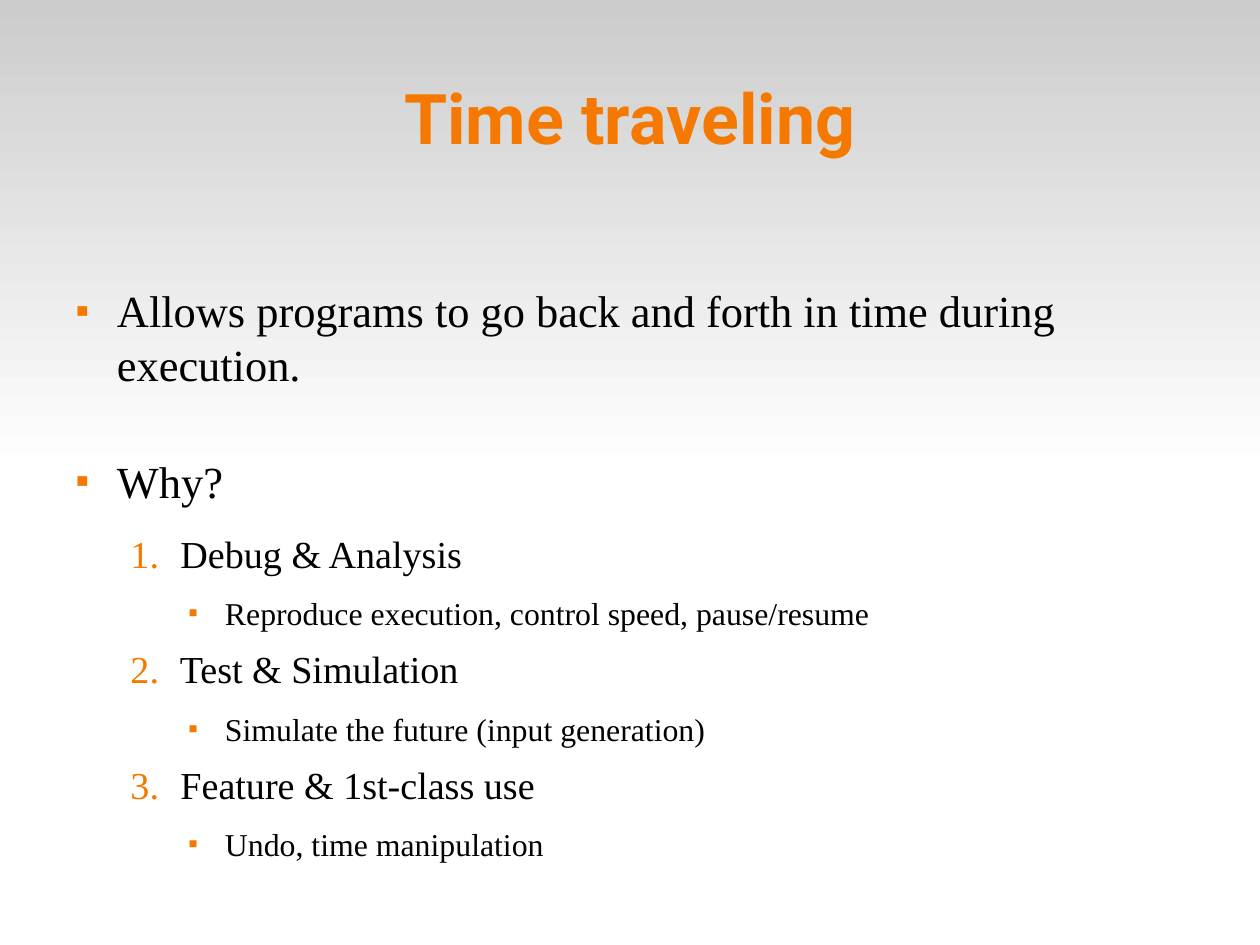
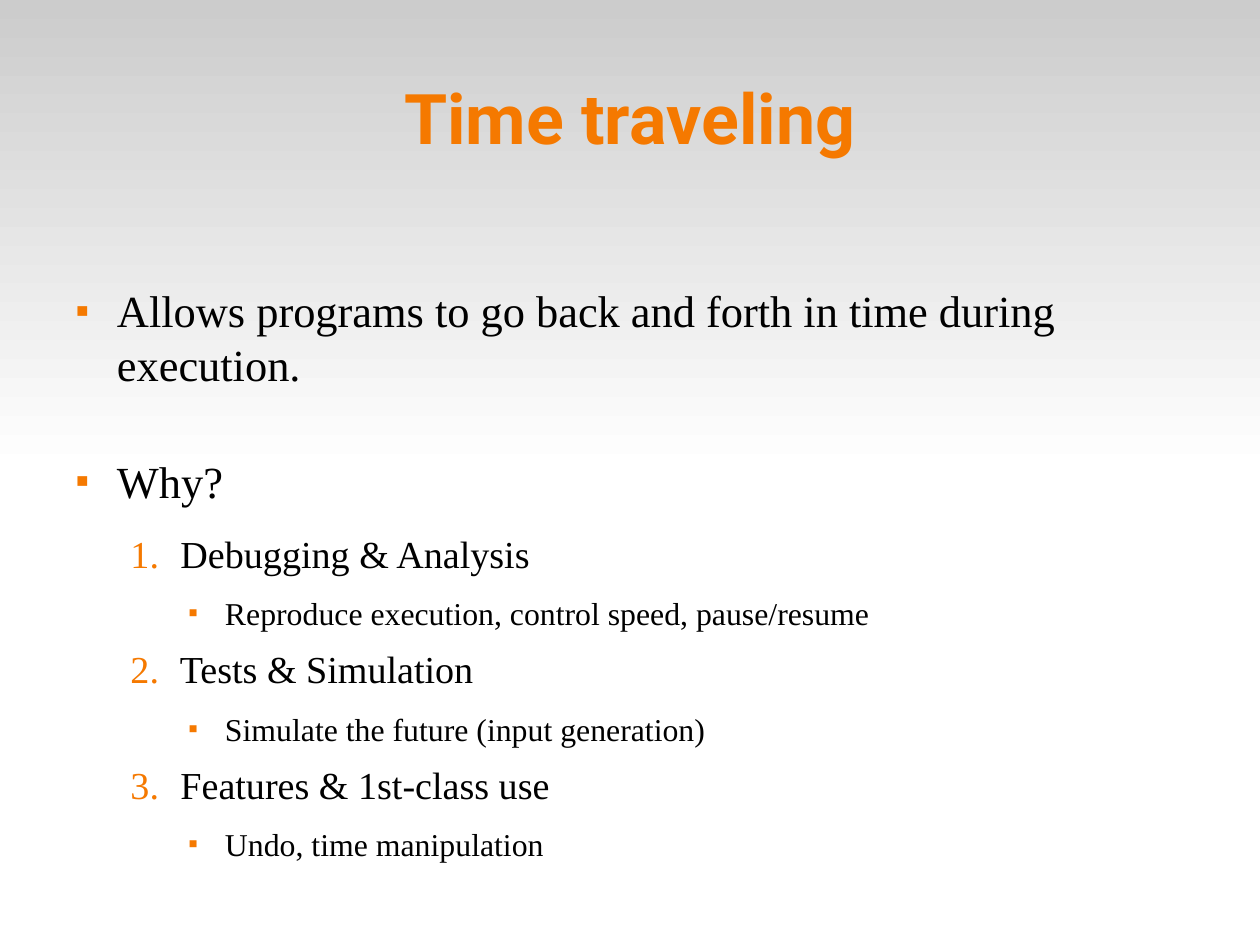
Before and after one commit to fsantanna-no/ceu-docs, a slide deck: slide 2 of TM/ceu_tm.odp. Drawn at 1260x945 pixels with LibreOffice and Linux fonts; fonts in the diff are those of the drawing. Boxes give left, top, right and bottom in pixels: in the first picture for what was removed or moved away, otherwise in the second. Text is boxed around its words. In the diff, an @@ line names an element or a change of style, - is before the commit and + after.

```diff
--- a/TM/ceu_tm.odp
+++ b/TM/ceu_tm.odp
@@ text at [180, 541, 529, 575]: text changed @@
-  1. Debug & Analysis
+  1. Debugging & Analysis
@@ text at [180, 656, 473, 684]: text changed @@
-  2. Test & Simulation
+  2. Tests & Simulation
@@ text at [180, 772, 550, 800]: text changed @@
-  3. Feature & 1st-class use
+  3. Features & 1st-class use
```
Also in this commit, not shown: 2 other slides changed, 6 slides added, 12 other files.
